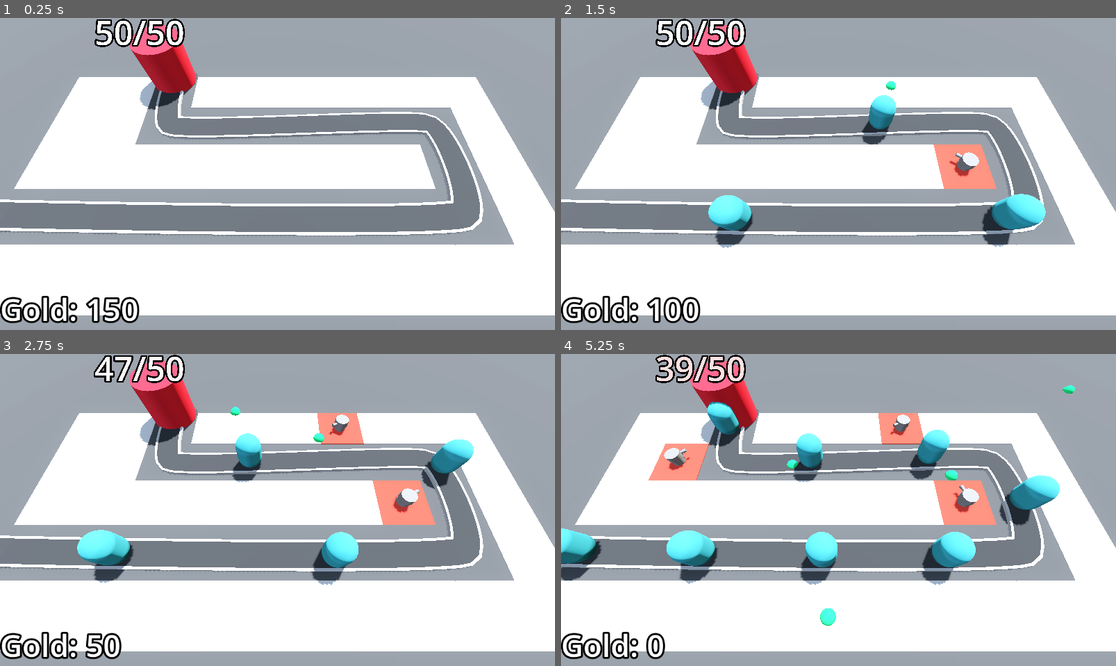
Above: before the commit, frames 1-4 (two rows, left to right).
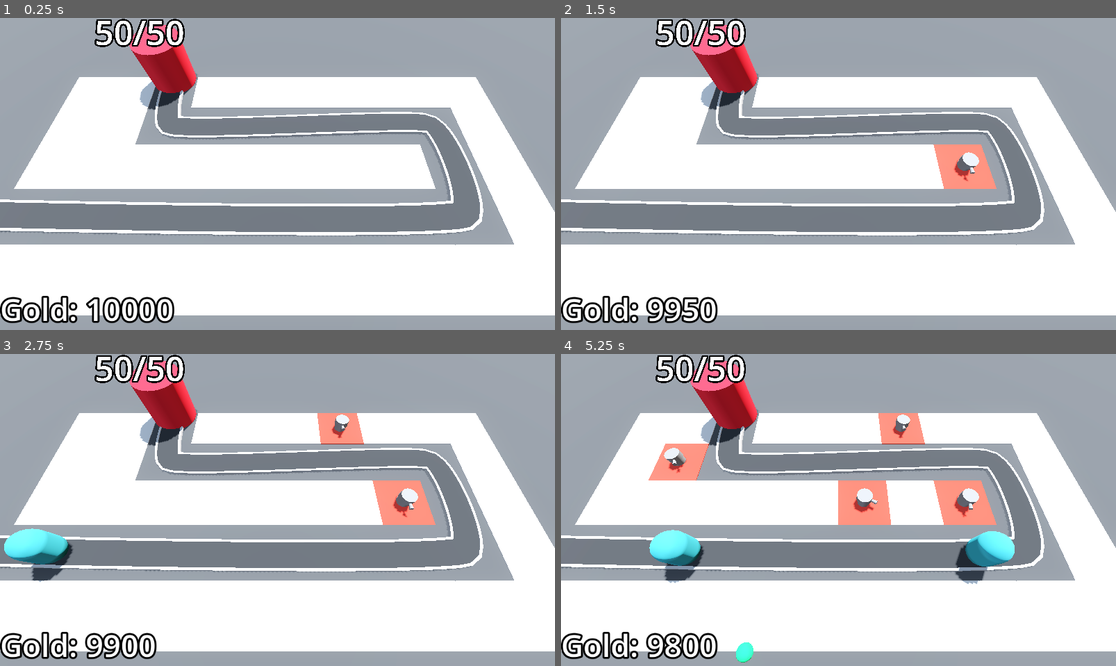
Above: after the commit, the same moments.

Repository: Rubix334/Barbarian_blaster
Game: Godot game, scene res://base_level.tscn
Two runs of this game, one before a commit and one after it. Both use one fixed random seed, a clock stepped at 60 frames per second and the inputs below.
Inputs (mouse positions are in pixels of both pictures, inside the frame that each line leads up to):
- Up to frame 1 (0.25 s): no input
- Up to frame 2 (1.5 s): move the mouse to (960, 158) at 0.52 s; click (960, 158) at 0.6 s; move the mouse to (727, 189) at 1.27 s; click (727, 189) at 1.35 s
- Up to frame 3 (2.75 s): move the mouse to (333, 441) at 2.02 s; click (333, 441) at 2.1 s
- Up to frame 4 (5.25 s): move the mouse to (810, 572) at 2.77 s; click (810, 572) at 2.85 s; move the mouse to (1005, 556) at 3.52 s; click (1005, 556) at 3.6 s; move the mouse to (672, 463) at 4.27 s; click (672, 463) at 4.35 s; move the mouse to (866, 510) at 5.02 s; click (866, 510) at 5.1 s

The runs differ from the first frame. In frame 1, 0.5% of the frame differs, in the area x 18-32%, y 89-98%; in frame 2, 3.5%; in frame 3, 6.0%; in frame 4, 11%, in the area x 0-93%, y 0-99%.

Commit message:
Victory with stars

Diff:
--- a/Enemy/Enemy_path.gd
+++ b/Enemy/Enemy_path.gd
@@ -4,6 +4,8 @@
 @export var victory_layer : CanvasLayer
 @export var enemy_scene : PackedScene
 @export var difficulty_manager : Node
+
+
 func spawn_enemy() -> void:
 	var new_enemy = enemy_scene.instantiate()
 	new_enemy.max_health = difficulty_manager.get_enemy_health()
@@ -16,7 +18,7 @@
 		for child in get_children():
 			if child is Enemy:
 				return
-		victory_layer.visible = true
+		victory_layer.victory()
 func _on_timer_timeout() -> void:
 	spawn_enemy()
 
--- a/base_level.tscn
+++ b/base_level.tscn
@@ -9,7 +9,7 @@
 [ext_resource type="Script" uid="uid://cgu2xobyup678" path="res://Turret/turret_manager.gd" id="5_ftfrf"]
 [ext_resource type="PackedScene" uid="uid://d01unib15e15u" path="res://Turret/turret.tscn" id="6_u2wky"]
 [ext_resource type="PackedScene" uid="uid://duai3x7n3jwkp" path="res://difficulty_manager.tscn" id="9_xjg0i"]
-[ext_resource type="Script" uid="uid://76luocasr4vw" path="res://victory_layer.gd" id="10_ykwpl"]
+[ext_resource type="PackedScene" uid="uid://fnpxq8jjvovk" path="res://victory_layer.tscn" id="10_ykwpl"]
 
 [sub_resource type="LabelSettings" id="LabelSettings_2elnx"]
 font_size = 64
@@ -50,9 +50,6 @@
 _data = [Vector2(0, 10), 0.0, 140.0, 0, 1, Vector2(1, 150), 140.0, 0.0, 1, 0]
 point_count = 2
 
-[sub_resource type="LabelSettings" id="LabelSettings_fxpm7"]
-font_size = 100
-
 [node name="BaseLevel" type="Node3D" unique_id=1009587592]
 
 [node name="Bank" type="MarginContainer" parent="." unique_id=2072015530 groups=["bank"]]
@@ -63,6 +60,7 @@
 grow_vertical = 2
 mouse_filter = 2
 script = ExtResource("1_bkkah")
+starting_gold = 10000
 
 [node name="Label" type="Label" parent="Bank" unique_id=1044859821]
 layout_mode = 2
@@ -167,63 +165,8 @@
 [node name="DifficultyManager" parent="." unique_id=2079664124 instance=ExtResource("9_xjg0i")]
 enemy_health_curve = SubResource("Curve_xjg0i")
 
-[node name="VictoryLayer" type="CanvasLayer" parent="." unique_id=891238701]
+[node name="VictoryLayer" parent="." unique_id=756289101 instance=ExtResource("10_ykwpl")]
 visible = false
-script = ExtResource("10_ykwpl")
-
-[node name="ColorRect" type="ColorRect" parent="VictoryLayer" unique_id=1170169032]
-anchors_preset = 15
-anchor_right = 1.0
-anchor_bottom = 1.0
-grow_horizontal = 2
-grow_vertical = 2
-color = Color(0, 0, 0, 0.19607843)
-
-[node name="CenterContainer" type="CenterContainer" parent="VictoryLayer" unique_id=1707542496]
-anchors_preset = 8
-anchor_left = 0.5
-anchor_top = 0.5
-anchor_right = 0.5
-anchor_bottom = 0.5
-offset_left = -250.0
-offset_top = -275.0
-offset_right = 250.0
-offset_bottom = 275.0
-grow_horizontal = 2
-grow_vertical = 2
-size_flags_horizontal = 4
-size_flags_vertical = 4
-
-[node name="PanelContainer" type="PanelContainer" parent="VictoryLayer/CenterContainer" unique_id=1188369521]
-layout_mode = 2
-
-[node name="VBoxContainer" type="VBoxContainer" parent="VictoryLayer/CenterContainer/PanelContainer" unique_id=1021495319]
-layout_mode = 2
-
-[node name="Label" type="Label" parent="VictoryLayer/CenterContainer/PanelContainer/VBoxContainer" unique_id=429840437]
-layout_mode = 2
-text = "Victory"
-label_settings = SubResource("LabelSettings_fxpm7")
-horizontal_alignment = 1
-
-[node name="HBoxContainer" type="HBoxContainer" parent="VictoryLayer/CenterContainer/PanelContainer/VBoxContainer" unique_id=236327385]
-layout_mode = 2
-theme_override_constants/separation = 6
-alignment = 1
-
-[node name="Retry" type="Button" parent="VictoryLayer/CenterContainer/PanelContainer/VBoxContainer/HBoxContainer" unique_id=1799138954]
-layout_mode = 2
-size_flags_horizontal = 3
-theme_override_font_sizes/font_size = 50
-text = "Retry"
-
-[node name="Quit" type="Button" parent="VictoryLayer/CenterContainer/PanelContainer/VBoxContainer/HBoxContainer" unique_id=590522767]
-layout_mode = 2
-size_flags_horizontal = 3
-theme_override_font_sizes/font_size = 50
-text = "Quit"
 
 [connection signal="timeout" from="EnemyPath/Timer" to="EnemyPath" method="_on_timer_timeout"]
 [connection signal="stop_spawning_enemies" from="DifficultyManager" to="EnemyPath" method="_on_difficulty_manager_stop_spawning_enemies"]
-[connection signal="pressed" from="VictoryLayer/CenterContainer/PanelContainer/VBoxContainer/HBoxContainer/Retry" to="VictoryLayer" method="_on_retry_pressed"]
-[connection signal="pressed" from="VictoryLayer/CenterContainer/PanelContainer/VBoxContainer/HBoxContainer/Quit" to="VictoryLayer" method="_on_quit_pressed"]
--- a/difficulty_manager.gd
+++ b/difficulty_manager.gd
@@ -10,7 +10,7 @@
 func _ready() -> void:
 	timer.wait_time = game_length
 	timer.start()
-	Engine.time_scale = 5
+	#Engine.time_scale = 3
 
 func _process(delta: float) -> void:
 	#print(get_spawn_time())
--- a/victory_layer.gd
+++ b/victory_layer.gd
@@ -1,9 +1,23 @@
 extends CanvasLayer
 
-
+@onready var base := get_tree().get_first_node_in_group("base")
+@onready var bank := get_tree().get_first_node_in_group("bank")
+@onready var star_2 : TextureRect = %Star2
+@onready var star_3 : TextureRect = %Star3
+@onready var health_label: Label = %HealthLabel
+@onready var gold_label: Label = %GoldLabel
 func _on_retry_pressed() -> void:
 	get_tree().reload_current_scene()
 
 
 func _on_quit_pressed() -> void:
 	get_tree().quit()
+
+func victory() -> void:
+	visible = true
+	if base.health == base.max_health:
+		star_2.modulate = Color.WHITE
+		health_label.visible = true
+	if bank.gold >= 500:
+		star_3.modulate = Color.WHITE
+		gold_label.visible = true
--- /dev/null
+++ b/victory_layer.tscn
@@ -0,0 +1,118 @@
+[gd_scene format=3 uid="uid://fnpxq8jjvovk"]
+
+[ext_resource type="Script" uid="uid://76luocasr4vw" path="res://victory_layer.gd" id="1_12kce"]
+[ext_resource type="Texture2D" uid="uid://bo1160ue2vux4" path="res://star.png" id="2_iuw31"]
+
+[sub_resource type="LabelSettings" id="LabelSettings_fxpm7"]
+font_size = 100
+
+[sub_resource type="LabelSettings" id="LabelSettings_iuw31"]
+
+[sub_resource type="LabelSettings" id="LabelSettings_lmbyd"]
+
+[node name="VictoryLayer" type="CanvasLayer" unique_id=756289101]
+script = ExtResource("1_12kce")
+
+[node name="ColorRect" type="ColorRect" parent="." unique_id=394094876]
+anchors_preset = 15
+anchor_right = 1.0
+anchor_bottom = 1.0
+grow_horizontal = 2
+grow_vertical = 2
+color = Color(0, 0, 0, 0.19607843)
+
+[node name="CenterContainer" type="CenterContainer" parent="." unique_id=219636401]
+anchors_preset = 8
+anchor_left = 0.5
+anchor_top = 0.5
+anchor_right = 0.5
+anchor_bottom = 0.5
+offset_left = -250.0
+offset_top = -275.0
+offset_right = 250.0
+offset_bottom = 275.0
+grow_horizontal = 2
+grow_vertical = 2
+size_flags_horizontal = 4
+size_flags_vertical = 4
+
+[node name="PanelContainer" type="PanelContainer" parent="CenterContainer" unique_id=1144961705]
+custom_minimum_size = Vector2(400, 400)
+layout_mode = 2
+
+[node name="VBoxContainer" type="VBoxContainer" parent="CenterContainer/PanelContainer" unique_id=1150603352]
+layout_mode = 2
+
+[node name="Label" type="Label" parent="CenterContainer/PanelContainer/VBoxContainer" unique_id=1926054569]
+layout_mode = 2
+text = "Victory"
+label_settings = SubResource("LabelSettings_fxpm7")
+horizontal_alignment = 1
+
+[node name="StarContainer" type="HBoxContainer" parent="CenterContainer/PanelContainer/VBoxContainer" unique_id=453585177]
+layout_mode = 2
+
+[node name="Star1" type="TextureRect" parent="CenterContainer/PanelContainer/VBoxContainer/StarContainer" unique_id=798133774]
+custom_minimum_size = Vector2(128, 128)
+layout_mode = 2
+texture = ExtResource("2_iuw31")
+expand_mode = 2
+stretch_mode = 5
+
+[node name="Star2" type="TextureRect" parent="CenterContainer/PanelContainer/VBoxContainer/StarContainer" unique_id=910879339]
+unique_name_in_owner = true
+modulate = Color(0, 0, 0, 1)
+custom_minimum_size = Vector2(128, 128)
+layout_mode = 2
+texture = ExtResource("2_iuw31")
+expand_mode = 2
+stretch_mode = 5
+
+[node name="Star3" type="TextureRect" parent="CenterContainer/PanelContainer/VBoxContainer/StarContainer" unique_id=1353692586]
+unique_name_in_owner = true
+modulate = Color(0, 0, 0, 1)
+custom_minimum_size = Vector2(128, 128)
+layout_mode = 2
+texture = ExtResource("2_iuw31")
+expand_mode = 2
+stretch_mode = 5
+
+[node name="SurvivedLabel" type="Label" parent="CenterContainer/PanelContainer/VBoxContainer" unique_id=448654764]
+layout_mode = 2
+text = "Survived +1"
+horizontal_alignment = 1
+
+[node name="HealthLabel" type="Label" parent="CenterContainer/PanelContainer/VBoxContainer" unique_id=1670736450]
+unique_name_in_owner = true
+layout_mode = 2
+text = "Full Health +1"
+label_settings = SubResource("LabelSettings_iuw31")
+horizontal_alignment = 1
+
+[node name="GoldLabel" type="Label" parent="CenterContainer/PanelContainer/VBoxContainer" unique_id=507319163]
+unique_name_in_owner = true
+layout_mode = 2
+text = "Money Money +1"
+label_settings = SubResource("LabelSettings_lmbyd")
+horizontal_alignment = 1
+
+[node name="HBoxContainer" type="HBoxContainer" parent="CenterContainer/PanelContainer/VBoxContainer" unique_id=1539282659]
+layout_mode = 2
+size_flags_vertical = 10
+theme_override_constants/separation = 6
+alignment = 1
+
+[node name="Retry" type="Button" parent="CenterContainer/PanelContainer/VBoxContainer/HBoxContainer" unique_id=1119396067]
+layout_mode = 2
+size_flags_horizontal = 3
+theme_override_font_sizes/font_size = 50
+text = "Retry"
+
+[node name="Quit" type="Button" parent="CenterContainer/PanelContainer/VBoxContainer/HBoxContainer" unique_id=46589191]
+layout_mode = 2
+size_flags_horizontal = 3
+theme_override_font_sizes/font_size = 50
+text = "Quit"
+
+[connection signal="pressed" from="CenterContainer/PanelContainer/VBoxContainer/HBoxContainer/Retry" to="." method="_on_retry_pressed"]
+[connection signal="pressed" from="CenterContainer/PanelContainer/VBoxContainer/HBoxContainer/Quit" to="." method="_on_quit_pressed"]
Binary file added: star.png
Not shown, added: star.png.import
